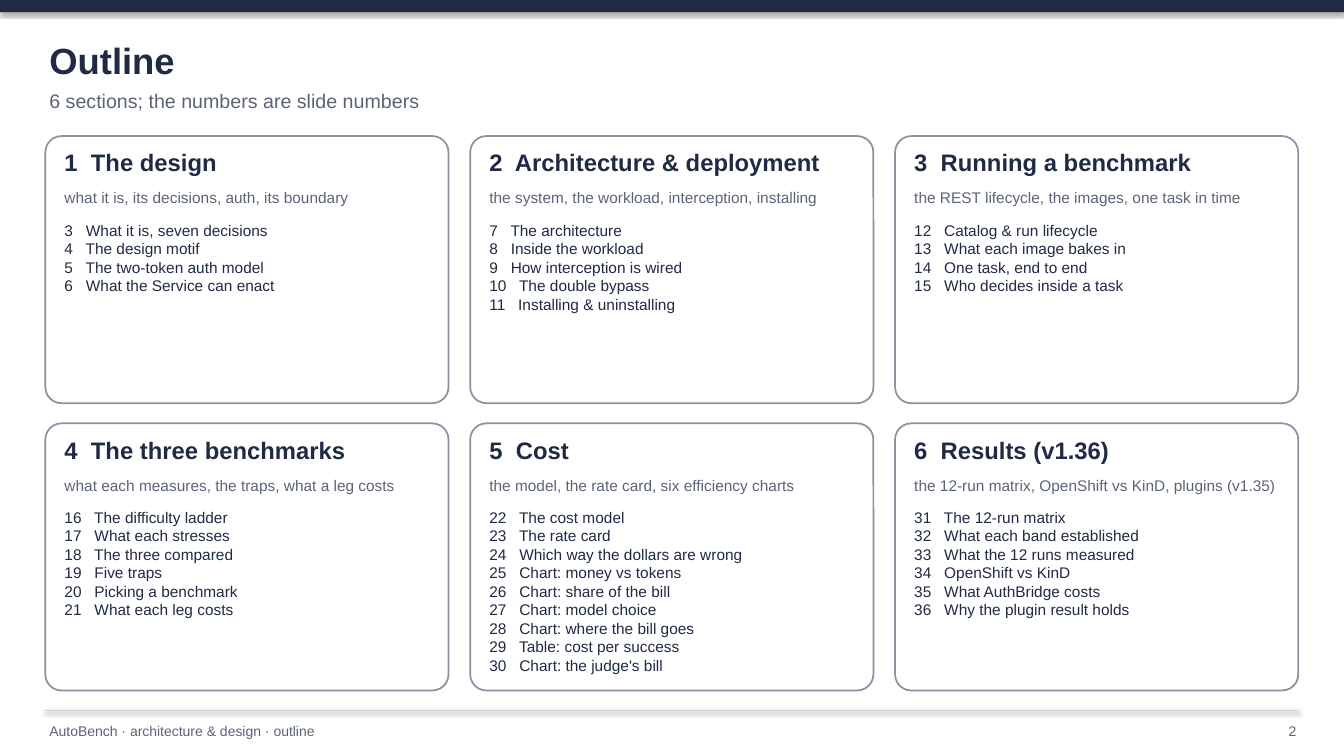
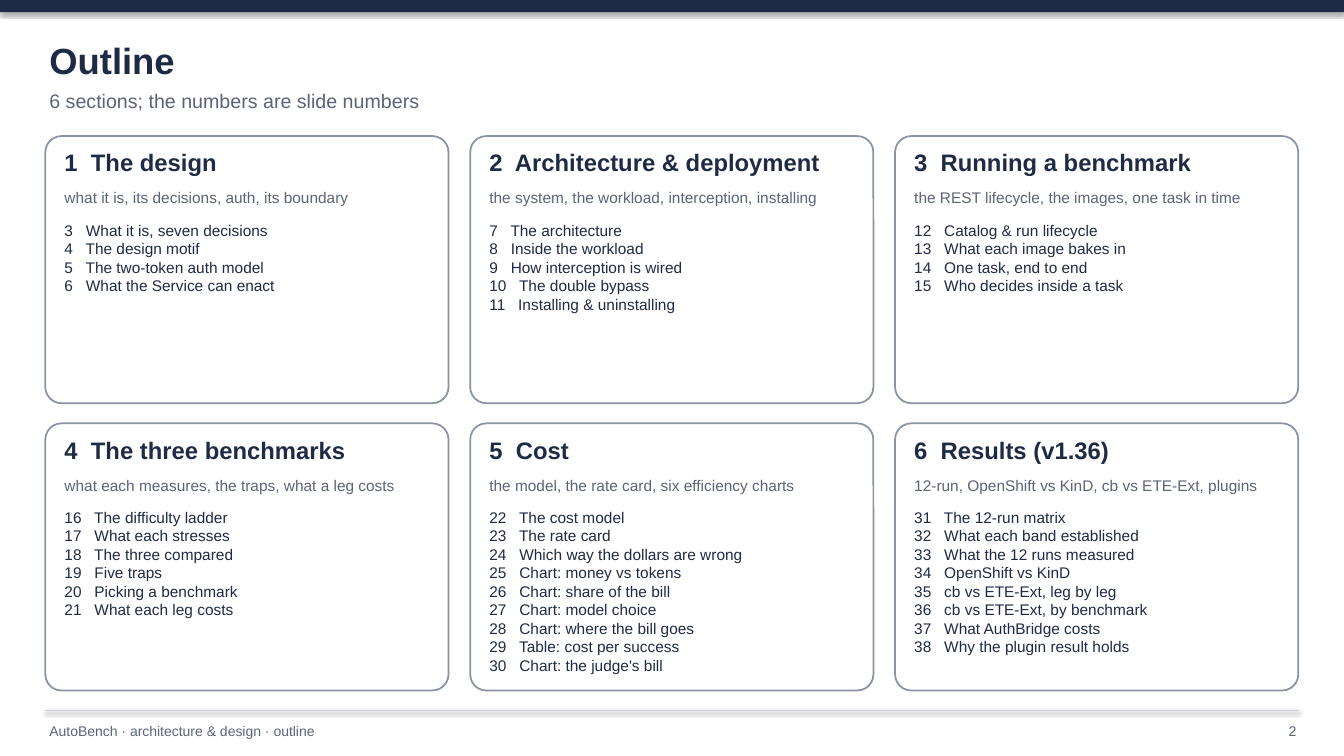
Before and after one commit to rossoctl/autobench, a slide deck: slide 2 of docs/AutoBench.pptx. Drawn at 1344x756 pixels with LibreOffice and Linux fonts; fonts in the diff are those of the drawing. Boxes give left, top, right and bottom in pixels: in the first picture for what was removed or moved away, otherwise in the second. Text is boxed around its words. In the diff, an @@ line names an element or a change of style, - is before the commit and + after.

```diff
--- a/docs/AutoBench.pptx
+++ b/docs/AutoBench.pptx
@@ text at box(914, 480, 1257, 494): text changed @@
-the 12-run matrix, OpenShift vs KinD, plugins (v1.35)
+12-run, OpenShift vs KinD, cb vs ETE-Ext, plugins
@@ text at box(944, 586, 1147, 655): text changed @@
-35 What AuthBridge costs
-36 Why the plugin result holds
+35 cb vs ETE-Ext, leg by leg
+36 cb vs ETE-Ext, by benchmark
+37 What AuthBridge costs
+38 Why the plugin result holds
```
Also in this commit, not shown: 3 other slides changed, 2 slides added, 6 other files.
